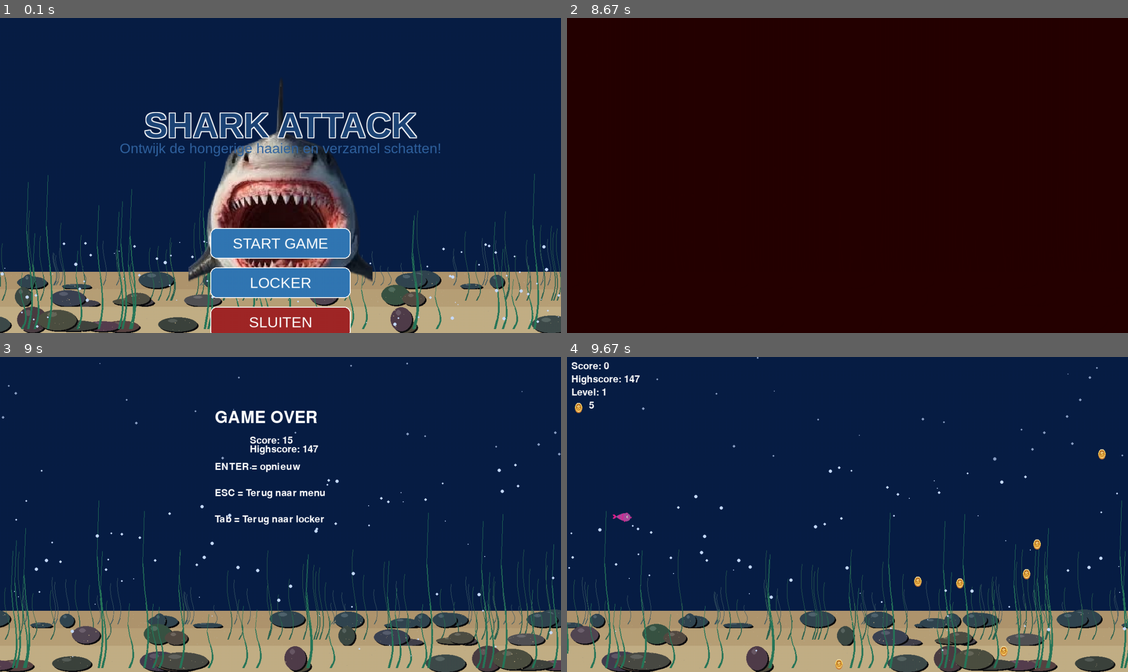
Above: before the commit, frames 1-4 (two rows, left to right).
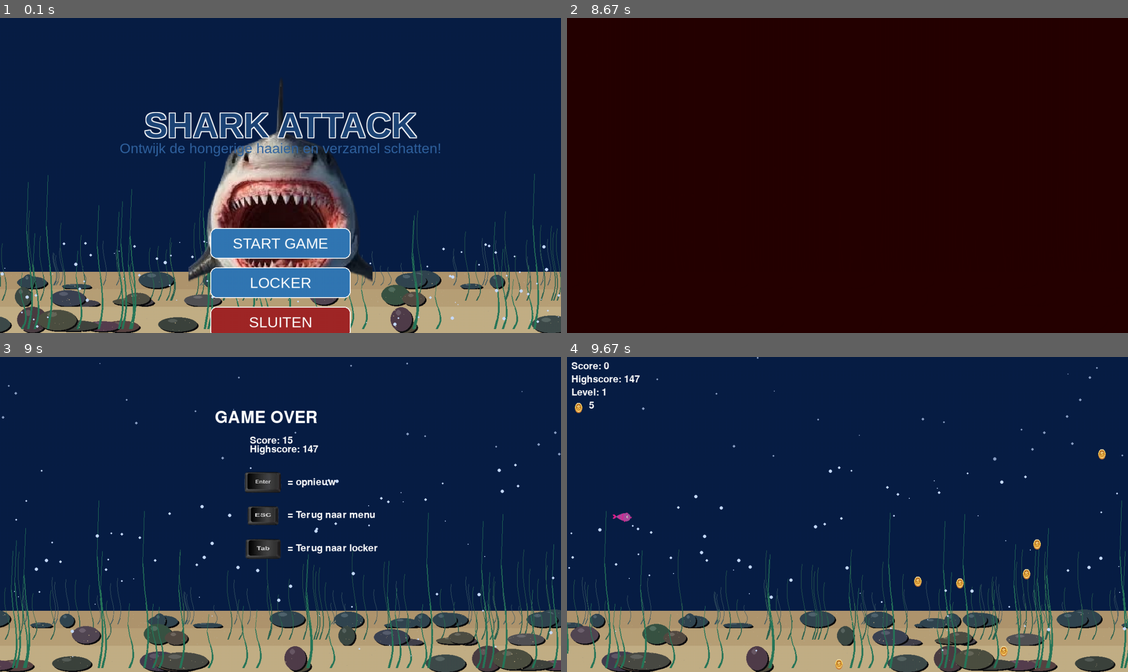
Above: after the commit, the same moments.

Repository: UCLL-introproject-2526/projectweek-46-alibi
Game: pygame game, started from main.py
Two runs of this game, one before a commit and one after it. Both use one fixed random seed, a clock stepped at 60 frames per second and the inputs below.
Inputs (mouse positions are in pixels of both pictures, inside the frame that each line leads up to):
- Up to frame 1 (0.1 s): no input
- Up to frame 2 (8.67 s): click "START GAME" at 0.38 s; hold Down 0.67-1.13 s; move the mouse to (836, 213) at 0.7 s; hold Up 1.17-1.53 s; hold Down 1.57-1.93 s; hold Up 1.97-2.27 s; hold Down 2.3-2.6 s; hold Up 2.63-3 s; hold Down 3.03-3.4 s; hold Up 3.43-3.73 s; hold Down 3.77-4.07 s; hold Up 4.1-4.47 s; hold Down 4.5-4.87 s; hold Up 4.9-5.2 s; hold Down 5.23-5.53 s; hold Up 5.57-5.93 s; hold Down 5.97-6.33 s; hold Up 6.37-6.67 s; hold Down 6.7-7 s; hold Up 7.03-7.4 s; hold Down 7.43-7.8 s; hold Up 7.83-8.13 s; hold Down 8.17-8.47 s; hold Up from 8.5 s (still down)
- Up to frame 3 (9 s): release Up at 8.87 s; hold Down from 8.9 s (still down)
- Up to frame 4 (9.67 s): release Down at 9.27 s; tap Enter at 9.3 s; hold Up from 9.63 s (still down)

Frames 1-2 are identical in both runs. In frame 3, 2.2% of the frame differs, in the area x 38-68%, y 33-65%; in frame 4, nothing differs.

Commit message:
dead fix

Diff:
--- a/sharks.py
+++ b/sharks.py
@@ -758,12 +758,53 @@
                         (WIDTH // 2 - 70, 180))
             screen.blit(font.render(f"Highscore: {highscore}", True, (255, 255, 255)),
                         (WIDTH // 2 - 70, 200))
-            screen.blit(font.render("ENTER = opnieuw", True, (255, 255, 255)),
-                        (WIDTH // 2 - 150, 240))
-            screen.blit(font.render("ESC = Terug naar menu", True, (255, 255, 255)),
-                        (WIDTH // 2 - 150, 300))
-            screen.blit(font.render("Tab = Terug naar locker", True, (255, 255, 255)),
-                        (WIDTH // 2 - 150, 360))
+            # draw three key images (enter, esc, tab) centered with labels under each
+            key_size = (88, 52)
+            spacing = 28
+            # safe loader: returns surface or None
+            def _load_key(name):
+                path = os.path.join("img", name)
+                if os.path.exists(path):
+                    try:
+                        im = pygame.image.load(path).convert_alpha()
+                        return pygame.transform.scale(im, key_size)
+                    except Exception:
+                        return None
+                return None
+
+            enter_img = _load_key("enter.png")
+            esc_img = _load_key("esc.png")
+            tab_img = _load_key("tab.png")
+
+            labels = ["= opnieuw", "= Terug naar menu", "= Terug naar locker"]
+            symbols = ["⏎", "⎋", "⇥"]
+
+            # stack the three keys vertically and put labels to the right of each
+            # adjust offsets to move icons a bit left and down
+            left_offset = 40
+            down_offset = 40
+            col_x = WIDTH // 2 - key_size[0] // 2 - left_offset
+            top_y = 220 + down_offset
+            vert_spacing = key_size[1] + 24
+
+            for i, (img, sym, label) in enumerate(zip((enter_img, esc_img, tab_img), symbols, labels)):
+                y = top_y + i * vert_spacing
+                x = col_x
+                if img:
+                    rect = img.get_rect(topleft=(x, y))
+                    screen.blit(img, rect.topleft)
+                else:
+                    rect = pygame.Rect(x, y, key_size[0], key_size[1])
+                    pygame.draw.rect(screen, (240, 240, 240), rect, border_radius=6)
+                    pygame.draw.rect(screen, (50, 50, 50), rect, 2, border_radius=6)
+                    sym_surf = big_font.render(sym, True, (20, 20, 20))
+                    screen.blit(sym_surf, sym_surf.get_rect(center=rect.center).topleft)
+
+                # draw label to the right of the key, vertically centered
+                label_surf = font.render(label, True, (255, 255, 255))
+                label_x = rect.right + 12
+                label_y = rect.centery - label_surf.get_height() // 2
+                screen.blit(label_surf, (label_x, label_y))
 
 
         pygame.display.flip()
Binary file added: img/enter.png
Binary file added: img/esc.png
Binary file added: img/tab.png
